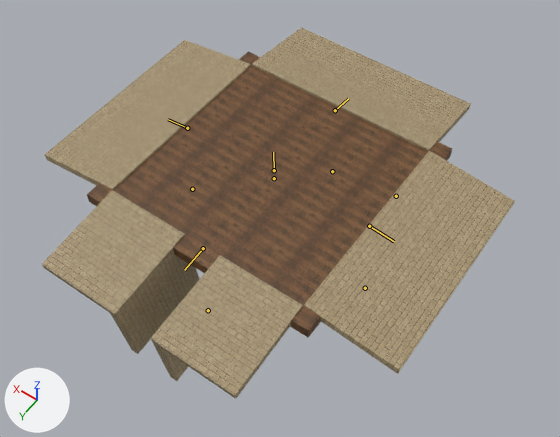
An edit to the FBX model Assets/Models/Walls/Livingroom_Base_Z.fbx, drawn before and after from the same camera.
One viewpoint serves both versions: a 50 mm camera at (-11.08, 15.14, 21.19) aimed at (-0.43, 0.22, -2.25). Lighting does not change. The marker at lower left points along +X, +Y and +Z. The picture after the commit comes second. Both versions are drawn at frame 53 of the action 'Livingroom_GO4'; the numbers are the values there. The bones that bend it are drawn over the model as lines.

The first picture shows 'Livingroom_Base_Z'.
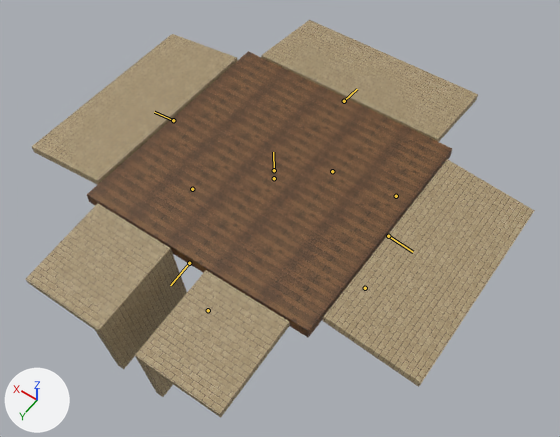
What differs and where, as boxes (x1, y1, x2, y2) in the pictures (560 x 437 px):
```json
{"object": "Livingroom_Base_Z", "change": "posed", "before": [42, 28, 515, 399], "after": [26, 20, 535, 417], "on screen": "8% wider, 7% taller"}
{"bone": "Wall_01", "before": "(369, 226) to (394, 241)", "after": "(388, 236) to (413, 252)"}
{"bone": "Wall_02", "before": "(203, 248) to (184, 270)", "after": "(189, 263) to (170, 285)"}
{"bone": "Wall_03", "before": "(187, 128) to (168, 119)", "after": "(173, 120) to (154, 112)"}
{"bone": "Wall_04", "before": "(335, 110) to (348, 98)", "after": "(344, 101) to (357, 89)"}
```

The change, as JSON lines over the scene's bpy script:
```json
{"block": "bone_wall_01", "where": "bone_wall_01 = bpy.data.objects['Livingroom_Base_Z_Armature'].pose.bones['Wall_01']"}
{"op": "set", "path": "bone_wall_01.location", "old": "(0.0, -0.22, -0.18)", "new": "(0.0, -0.22, 0.56)"}
{"block": "bone_wall_02", "where": "bone_wall_02 = bpy.data.objects['Livingroom_Base_Z_Armature'].pose.bones['Wall_02']"}
{"op": "set", "path": "bone_wall_02.location", "old": "(-0.18, -0.22, 0.0)", "new": "(0.55, -0.22, 0.0)"}
{"block": "bone_wall_03", "where": "bone_wall_03 = bpy.data.objects['Livingroom_Base_Z_Armature'].pose.bones['Wall_03']"}
{"op": "set", "path": "bone_wall_03.location", "old": "(0.0, -0.22, 0.18)", "new": "(0.0, -0.22, -0.51)"}
{"block": "bone_wall_04", "where": "bone_wall_04 = bpy.data.objects['Livingroom_Base_Z_Armature'].pose.bones['Wall_04']"}
{"op": "set", "path": "bone_wall_04.location", "old": "(0.18, -0.22, 0.0)", "new": "(-0.47, -0.22, 0.0)"}
```
